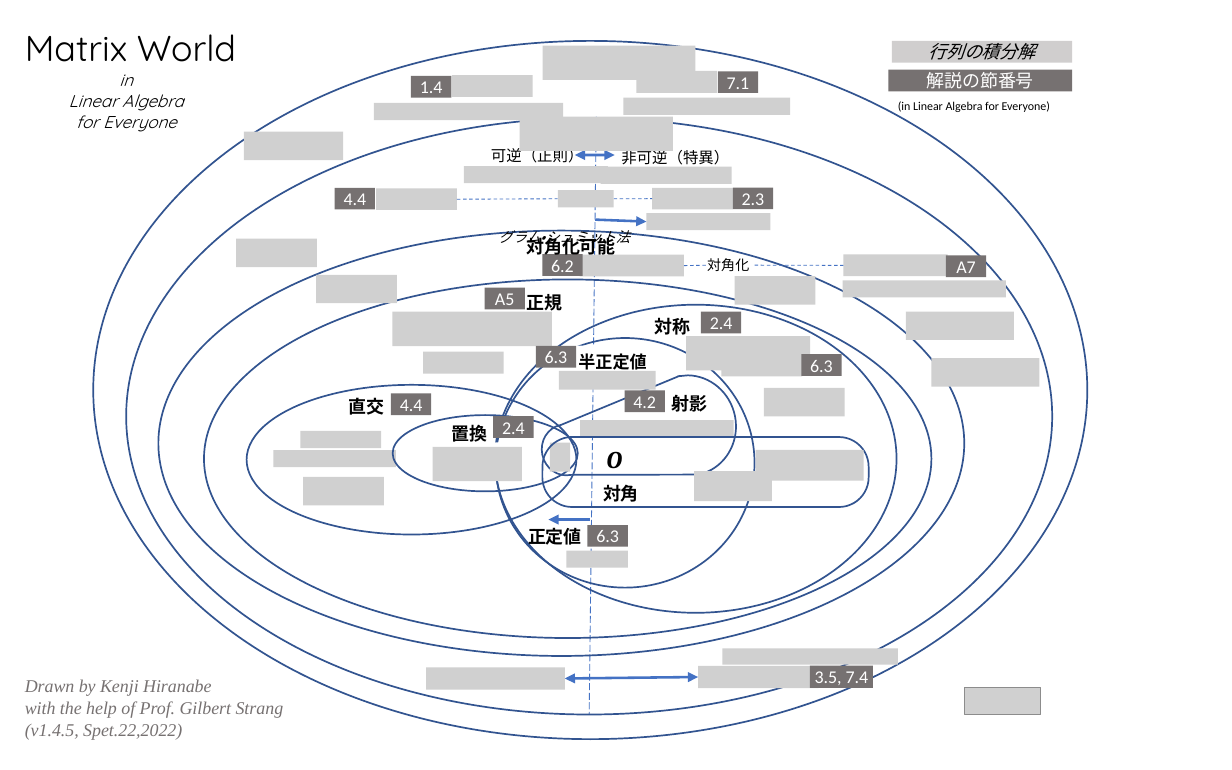
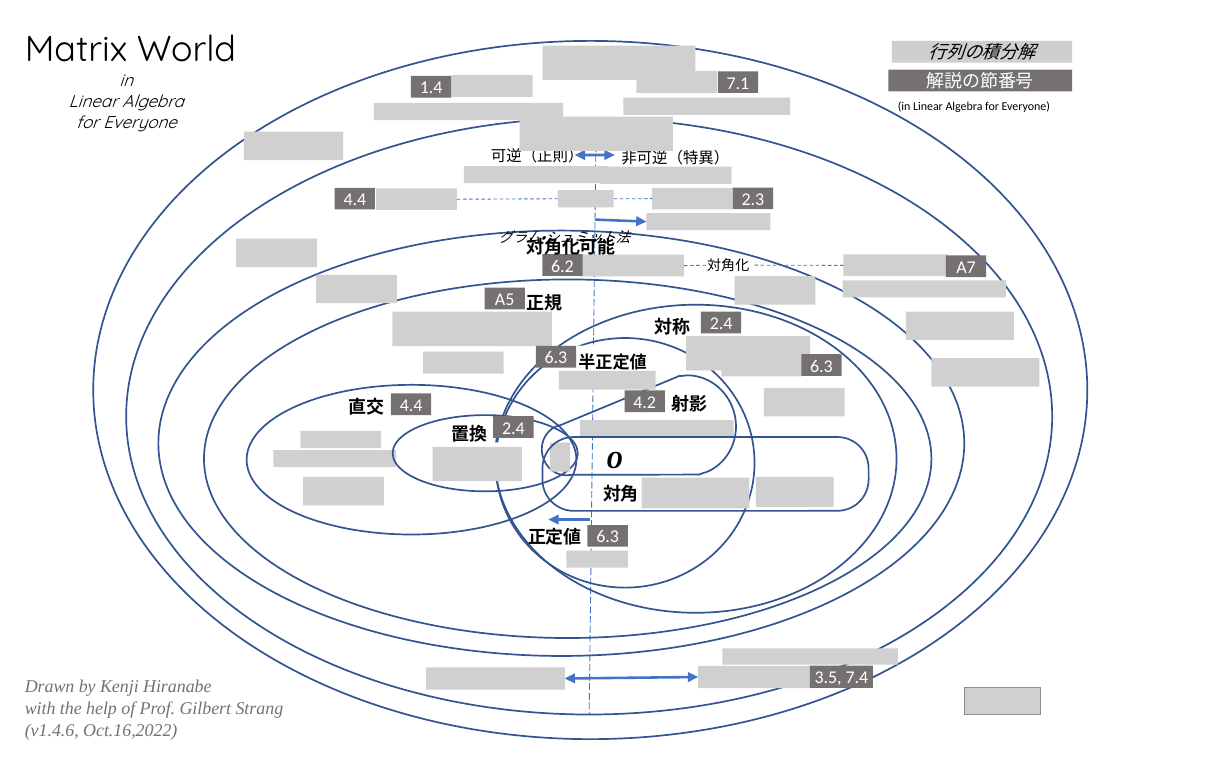
Before and after one commit to kenjihiranabe/The-Art-of-Linear-Algebra, a slide deck: slide 3 of MatrixWorld.pptx. Drawn at 1232x770 pixels with LibreOffice and Linux fonts; fonts in the diff are those of the drawing; grey boxes stand for pictures. Boxes give left, top, right and bottom in pixels: in the first picture for what was removed or moved away, otherwise in the second. Text is boxed around its words. In the diff, an @@ line names an element or a change of style, - is before the commit and + after.

```diff
--- a/MatrixWorld.pptx
+++ b/MatrixWorld.pptx
@@ picture added at (642, 478, 750, 509) @@
@@ picture removed at (695, 472, 772, 501) @@
@@ picture removed at (755, 450, 864, 480) @@
@@ picture added at (756, 477, 834, 506) @@
@@ text at (25, 724, 177, 740): text changed @@
-(v1.4.5, Spet.22,2022)
+(v1.4.6, Oct.16,2022)
```
Also in this commit, not shown: 1 other slide changed, 59 other files.
